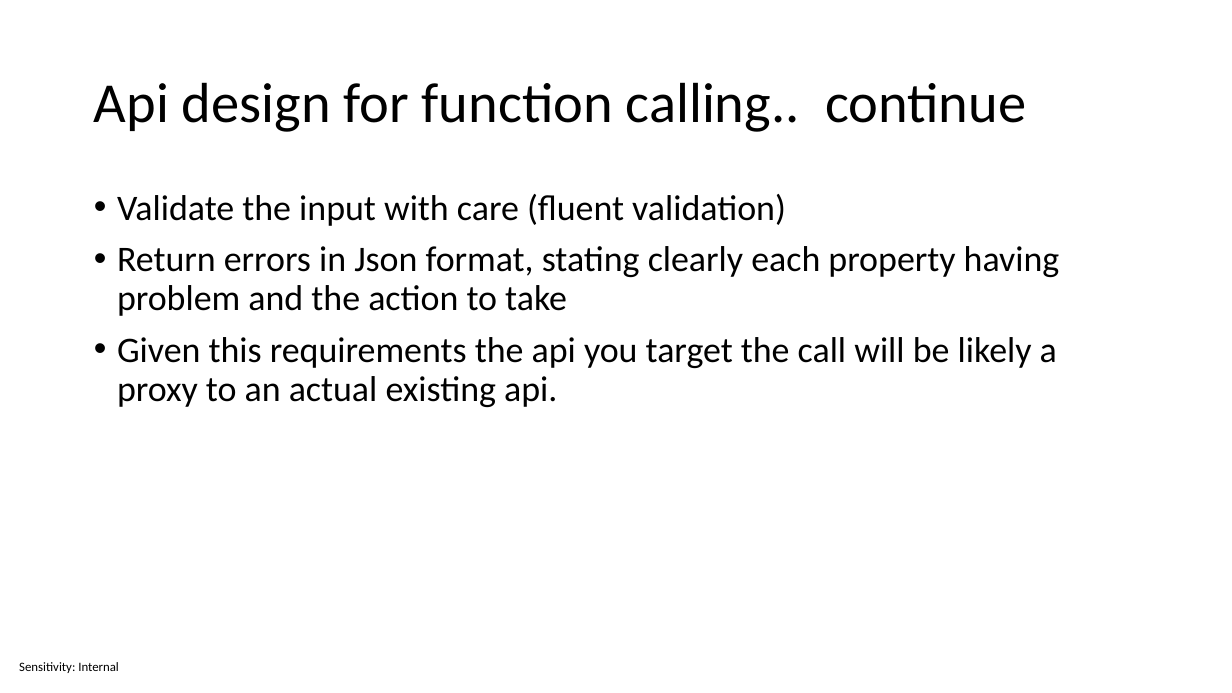
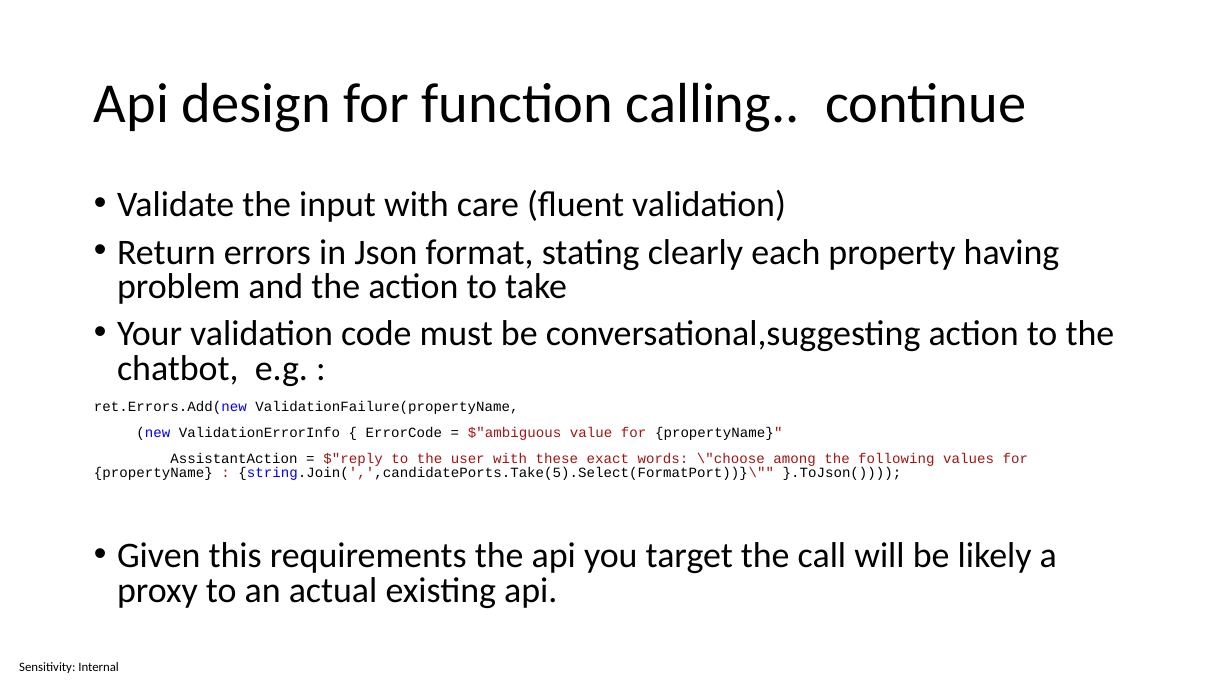
Before and after one commit to sabbadino/function-caling, a slide deck: slide 6 of Function calling.pptx. Drawn at 1232x693 pixels with LibreOffice and Linux fonts; fonts in the diff are those of the drawing. Boxes give left, top, right and bottom in pixels: in the first picture for what was removed or moved away, otherwise in the second. Text is boxed around its words. In the diff, an @@ line names an element or a change of style, - is before the commit and + after.

```diff
--- a/Function calling.pptx
+++ b/Function calling.pptx
@@ text at (117,190,1060,608): line spacing 0.9 to 0.8 @@
@@ text at (94,320,1115,480): paragraphs added @@
+• Your validation code must be conversational,suggesting action to the chatbot, e.g. :
+ret.Errors.Add(new ValidationFailure(propertyName,
+(new ValidationErrorInfo { ErrorCode = $"ambiguous value for {propertyName}"
+AssistantAction = $"reply to the user with these exact words: \"choose among the following values for {propertyName} : {string.Join(',',candidatePorts.Take(5).Select(FormatPort))}\"" }.ToJson())));
```
Also in this commit, not shown: 3 other slides changed.
